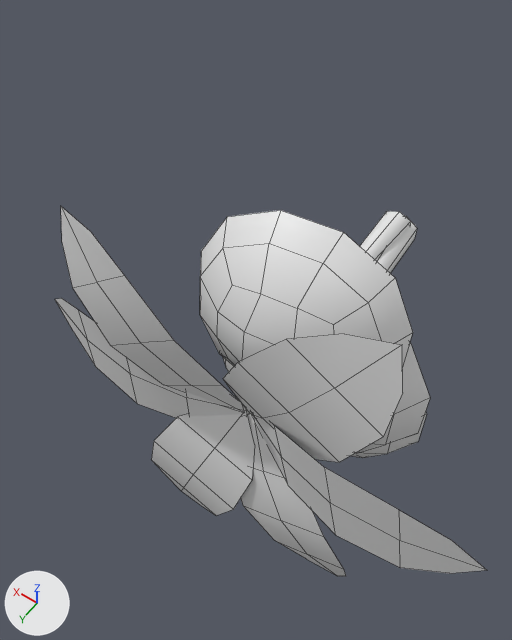
What one commit did to the Blender file Assets/Meshes/Trees.blend.
Rendered twice from a 50 mm lens placed at (-2.42, 6.73, 6.94), pointed at (0.61, 2.49, 0.26). The lights are fixed; the arrows at lower left show +X, +Y and +Z. Mesh edges are drawn as thin lines.

The first picture shows 'Tree_01', 'Tree_01_02', 'Tree_02'.
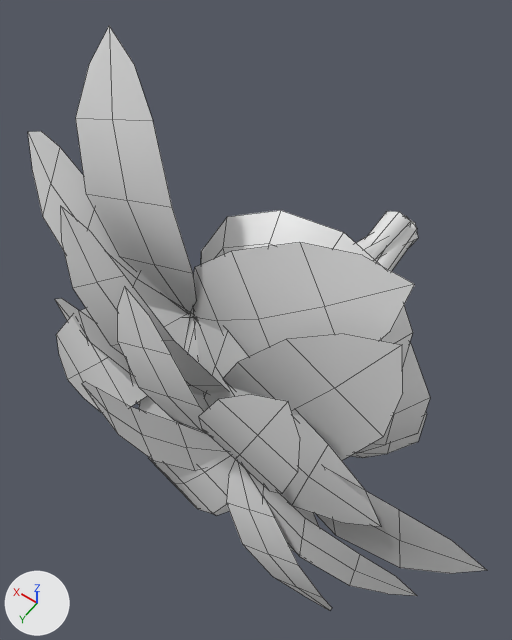
Commit message: add another tree

Edits to the bpy script that builds the scene:
```text
Add me_cylinder_1:
    me_cylinder_1.from_pydata(...)  # 228 vertices, 132 faces; spans x -2.45..3.71, y -0.24..4.57, z -1.97..3.58
    me_cylinder_1.polygons.foreach_set('use_smooth', [True] * 132)
Add ob_tree_02_02:
    ob_tree_02_02 = bpy.data.objects.new('Tree_02_02', me_cylinder_1)
    ob_tree_02_02.location = (0.0, 0.0, 0.0)
```

Where the change shows, as pixel boxes [x1, y1, x2, y2] in the pictures (512 x 640 px):
'Tree_02_02', added
    after: [28, 26, 418, 611]
'Tree_01_02', unchanged, covered by the edit
    before: [200, 210, 427, 458]
    after: [201, 210, 427, 458]
